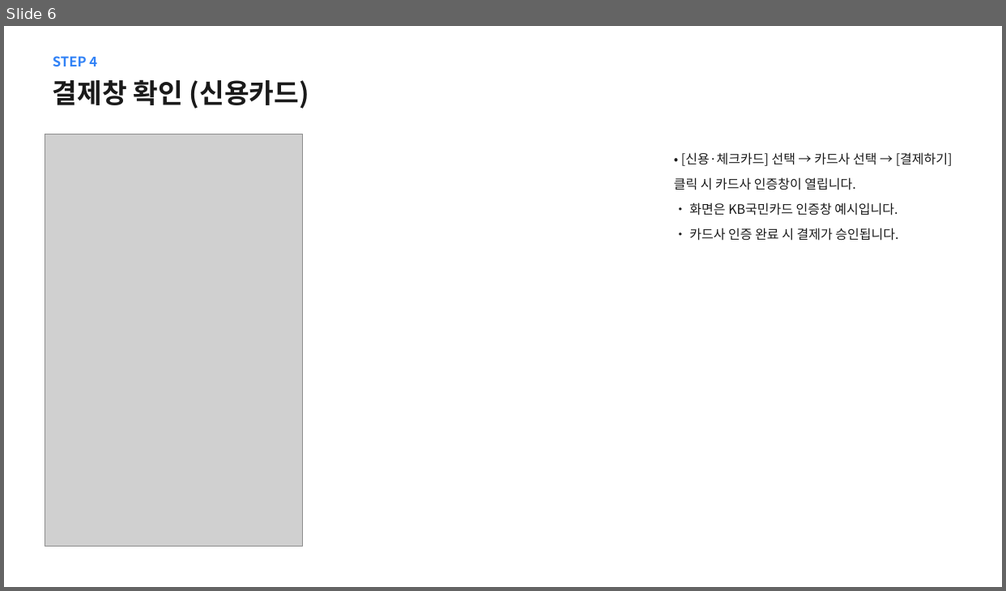
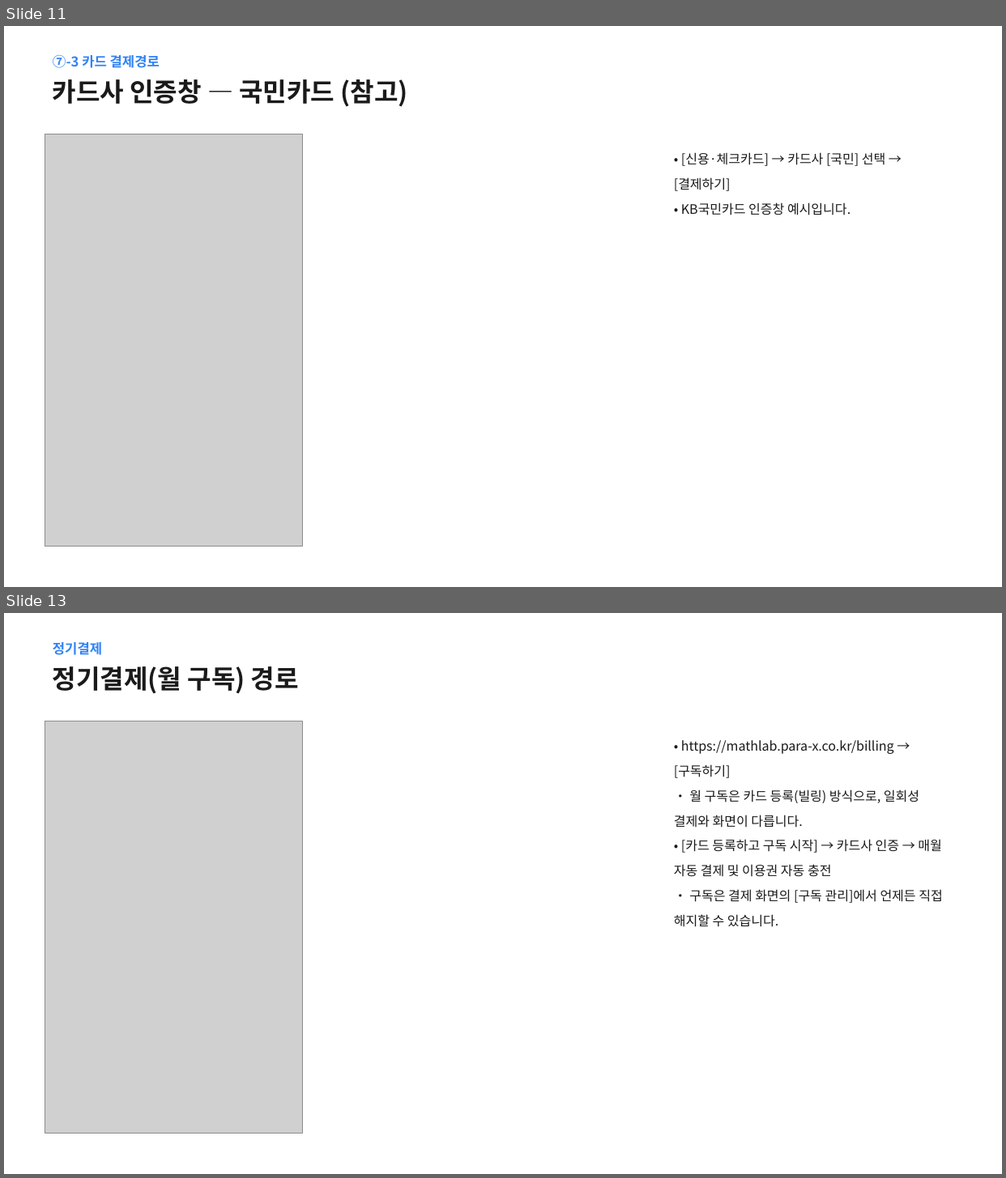
Before and after one commit to BIGSHOL/mathlab, a slide deck: docs/토스페이먼츠_결제경로_파라엑스.pptx. Shown one above the other, each under a label of ours: slide 6 before the commit, slides 11 and 13 after it; the slides between them are not shown. The pictures are 1006x591 and 1006x1178 pixels, drawn with LibreOffice and Linux fonts; fonts in the diff are those of the drawing; grey boxes stand for pictures. Boxes give left, top, right and bottom in pixels: in the first picture for what was removed or moved away, otherwise in the second. Text is boxed around its words. In the diff, an @@ line names an element or a change of style, - is before the commit and + after.

```diff
--- a/docs/토스페이먼츠_결제경로_파라엑스.pptx
+++ b/docs/토스페이먼츠_결제경로_파라엑스.pptx
@@ slide 13 added at <box>4,613,1002,1174</box>, background #FFFFFF @@
@@ text added at <box>53,642,102,655</box>, 13 pt, text #3182F6, bold @@
+정기결제
@@ text added at <box>53,666,299,694</box>, 25 pt, text #1A1A1A, bold @@
+정기결제(월 구독) 경로
@@ picture added at <box>45,722,303,1133</box> @@
@@ text added at <box>674,740,942,927</box>, 12.5 pt, text #1A1A1A @@
+• https://mathlab.para-x.co.kr/billing → [구독하기]
+• 월 구독은 카드 등록(빌링) 방식으로, 일회성 결제와 화면이 다릅니다.
+• [카드 등록하고 구독 시작] → 카드사 인증 → 매월 자동 결제 및 이용권 자동 충전
+• 구독은 결제 화면의 [구독 관리]에서 언제든 직접 해지할 수 있습니다.
@@ what was slide 6 is now slide 11 @@
@@ slide 11 changed as well @@
@@ text at <box>53,55,160,68</box>: text changed @@
-STEP 4
+⑦-3 카드 결제경로
@@ text at <box>53,79,408,107</box>: text changed; size 26 to 25 pt @@
-결제창 확인 (신용카드)
+카드사 인증창 — 국민카드 (참고)
@@ text at <box>674,152,885,216</box>: text changed @@
-• [신용·체크카드] 선택 → 카드사 선택 → [결제하기] 클릭 시 카드사 인증창이 열립니다.
-• 화면은 KB국민카드 인증창 예시입니다.
-• 카드사 인증 완료 시 결제가 승인됩니다.
+• [신용·체크카드] → 카드사 [국민] 선택 → [결제하기]
+• KB국민카드 인증창 예시입니다.
```
Also in this commit, not shown: 7 other slides changed, 5 other slides added, 1 other file.
